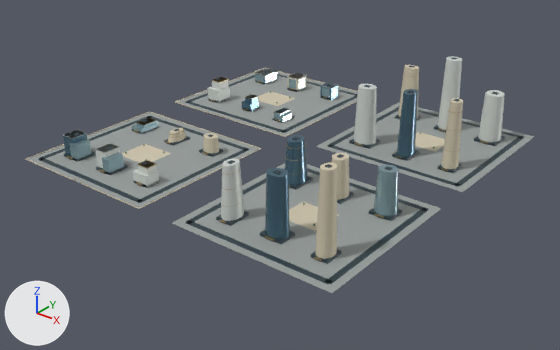
A saved change to the glTF model web/public/assets/3d/ampliworld/GC-CITY-2030/GC-TILE-11-19.glb.
The view is the same before and after, from a camera (50 mm lens) standing at (1917.0, -5175.0, 658.0) and looking at (1021.0, -4055.0, -36.0). Arrows for +X, +Y and +Z are at lower left; the lights stay in place. The older version comes first. Where no turn or scale is listed for an object, it has been applied to the vertices. Vertices at exactly the same position are counted once.

Objects in the first picture: 'GC-TILE-11-19-blue', 'GC-TILE-11-19-dark', 'GC-TILE-11-19-glass', 'GC-TILE-11-19-gold', 'GC-TILE-11-19-ivory', 'GC-TILE-11-19-paving', 'GC-TILE-11-19-white'.
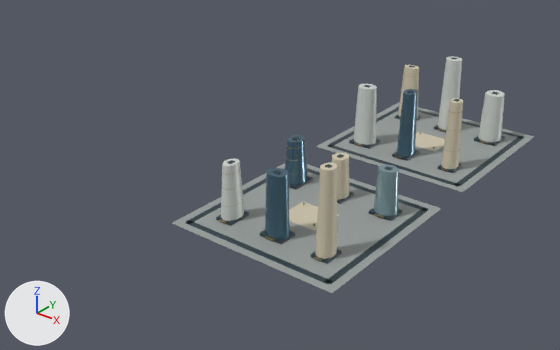
Pixel boxes (x1, y1, x2, y2) of what changed, in the pictures (560 x 350 px):
'GC-TILE-11-19-paving', reshaped (28% narrower, 15% shorter)
    before: (28, 68, 534, 293)
    after: (172, 102, 534, 293)
'GC-TILE-11-19-ivory', reshaped (60% narrower)
    before: (26, 65, 463, 259)
    after: (289, 65, 463, 259)
'GC-TILE-11-19-dark', reshaped (30% narrower)
    before: (38, 57, 524, 284)
    after: (186, 57, 524, 284)
'GC-TILE-11-19-white', reshaped (36% narrower)
    before: (64, 57, 505, 221)
    after: (221, 57, 505, 221)
'GC-TILE-11-19-blue', reshaped (57% narrower)
    before: (63, 82, 418, 239)
    after: (265, 89, 418, 239)
'GC-TILE-11-19-glass', reshaped (92% narrower, 64% shorter)
    before: (70, 69, 399, 216)
    after: (374, 164, 399, 216)
'GC-TILE-11-19-gold', reshaped (36% narrower)
    before: (66, 68, 487, 261)
    after: (219, 73, 487, 261)
part 1 of me_mesh_0, deleted
    before: (178, 68, 358, 136)
part 2 of me_mesh_0, deleted
    before: (28, 112, 259, 208)
part 3 of me_mesh_1, deleted
    before: (38, 71, 358, 203)
part 4 of me_mesh_2, deleted
    before: (26, 68, 358, 209)
part 5 of me_mesh_5, deleted
    before: (66, 68, 326, 185)
part 6 of me_mesh_7, deleted
    before: (64, 73, 338, 188)
part 7 of me_mesh_8, deleted
    before: (321, 82, 338, 100)
part 8 of me_mesh_8, deleted
    before: (242, 100, 259, 112)
part 9 of me_mesh_8, deleted
    before: (245, 95, 258, 103)
part 10 of me_mesh_8, deleted
    before: (63, 130, 87, 155)
part 11 of me_mesh_6, deleted
    before: (70, 69, 337, 175)

Patch to the scene script:
```diff
--- a/web/public/assets/3d/ampliworld/GC-CITY-2030/GC-TILE-11-19.glb.py
+++ b/web/public/assets/3d/ampliworld/GC-CITY-2030/GC-TILE-11-19.glb.py
@@ me_mesh_0 @@
-me_mesh_0.from_pydata(...)  # 32 vertices, 48 faces; spans x 621.0..1379.0, y -4379.0..-3621.0, z 0.0
+me_mesh_0.from_pydata(...)  # 16 vertices, 24 faces; spans x 1041.0..1379.0, y -4379.0..-3621.0, z 0.0
+# me_mesh_0 part 1: the loose piece of 8 vertices spanning x 621.0..959.0, y -3959.0..-3621.0, z 0.0 is deleted
+# me_mesh_0 part 2: the loose piece of 8 vertices spanning x 621.0..959.0, y -4379.0..-4041.0, z 0.0 is deleted
 me_mesh_0.materials.append(mat_paving)
@@ me_mesh_1 @@
-me_mesh_1.from_pydata(...)  # 512 vertices, 768 faces; spans x 636.0..1364.0, y -4364.0..-3636.0, z 0.0..161.0
+me_mesh_1.from_pydata(...)  # 256 vertices, 384 faces; spans x 1056.0..1364.0, y -4364.0..-3636.0, z 0.0..161.0
+# me_mesh_1 part 3: 32 loose pieces with 256 vertices, spanning x 636.0..944.0, y -4364.0..-3636.0, z 0.0..53.0, are deleted
 me_mesh_1.materials.append(mat_dark)
@@ me_mesh_2 @@
-me_mesh_2.from_pydata(...)  # 252 vertices, 420 faces; spans x 620.0..1326.0, y -4380.0..-3620.0, z 0.0..157.0
+me_mesh_2.from_pydata(...)  # 104 vertices, 184 faces; spans x 1088.0..1326.0, y -4318.0..-3680.0, z 0.0..157.0
+# me_mesh_2 part 4: 15 loose pieces with 148 vertices, spanning x 620.0..960.0, y -4380.0..-3620.0, z 0.0..37.0, are deleted
 me_mesh_2.materials.append(mat_ivory)
@@ me_mesh_5 @@
-me_mesh_5.from_pydata(...)  # 1188 vertices, 2076 faces; spans x 672.0..1331.0, y -4380.0..-3673.0, z 0.0..138.0
+me_mesh_5.from_pydata(...)  # 888 vertices, 1584 faces; spans x 1088.0..1331.0, y -4326.0..-3674.0, z 4.0..138.0
+# me_mesh_5 part 5: 27 loose pieces with 300 vertices, spanning x 672.0..907.0, y -4380.0..-3673.0, z 0.0..51.0, are deleted
 me_mesh_5.materials.append(mat_gold)
@@ me_mesh_6 @@
-me_mesh_6.from_pydata(...)  # 174 vertices, 268 faces; spans x 673.0..1331.0, y -4321.0..-3673.0, z 0.0..87.0
+me_mesh_6.from_pydata(...)  # 22 vertices, 40 faces; spans x 1289.0..1331.0, y -4137.0..-4099.0, z 5.0..87.0
+# me_mesh_6 part 11: 19 loose pieces with 152 vertices, spanning x 673.0..906.0, y -4321.0..-3673.0, z 0.0..35.0, are deleted
 me_mesh_6.materials.append(mat_glass)
@@ me_mesh_7 @@
-me_mesh_7.from_pydata(...)  # 168 vertices, 280 faces; spans x 668.0..1333.0, y -4322.0..-3673.0, z 0.0..160.0
+me_mesh_7.from_pydata(...)  # 88 vertices, 160 faces; spans x 1086.0..1333.0, y -4322.0..-3673.0, z 5.0..160.0
+# me_mesh_7 part 6: 10 loose pieces with 80 vertices, spanning x 668.0..909.0, y -4317.0..-3679.0, z 0.0..51.0, are deleted
 me_mesh_7.materials.append(mat_white)
@@ me_mesh_8 @@
-me_mesh_8.from_pydata(...)  # 98 vertices, 168 faces; spans x 668.0..1232.0, y -4317.0..-3683.0, z 0.0..137.0
+me_mesh_8.from_pydata(...)  # 66 vertices, 120 faces; spans x 1090.0..1232.0, y -4317.0..-3854.0, z 5.0..137.0
+# me_mesh_8 part 7: the loose piece of 8 vertices spanning x 874.0..906.0, y -3713.0..-3683.0, z 0.0..31.0 is deleted
+# me_mesh_8 part 8: the loose piece of 8 vertices spanning x 776.0..804.0, y -3893.0..-3863.0, z 0.0..19.0 is deleted
+# me_mesh_8 part 9: the loose piece of 8 vertices spanning x 782.0..803.0, y -3887.0..-3865.0, z 19.0..31.0 is deleted
+# me_mesh_8 part 10: the loose piece of 8 vertices spanning x 668.0..697.0, y -4316.0..-4280.0, z 0.0..46.0 is deleted
 me_mesh_8.materials.append(mat_blue)
```
